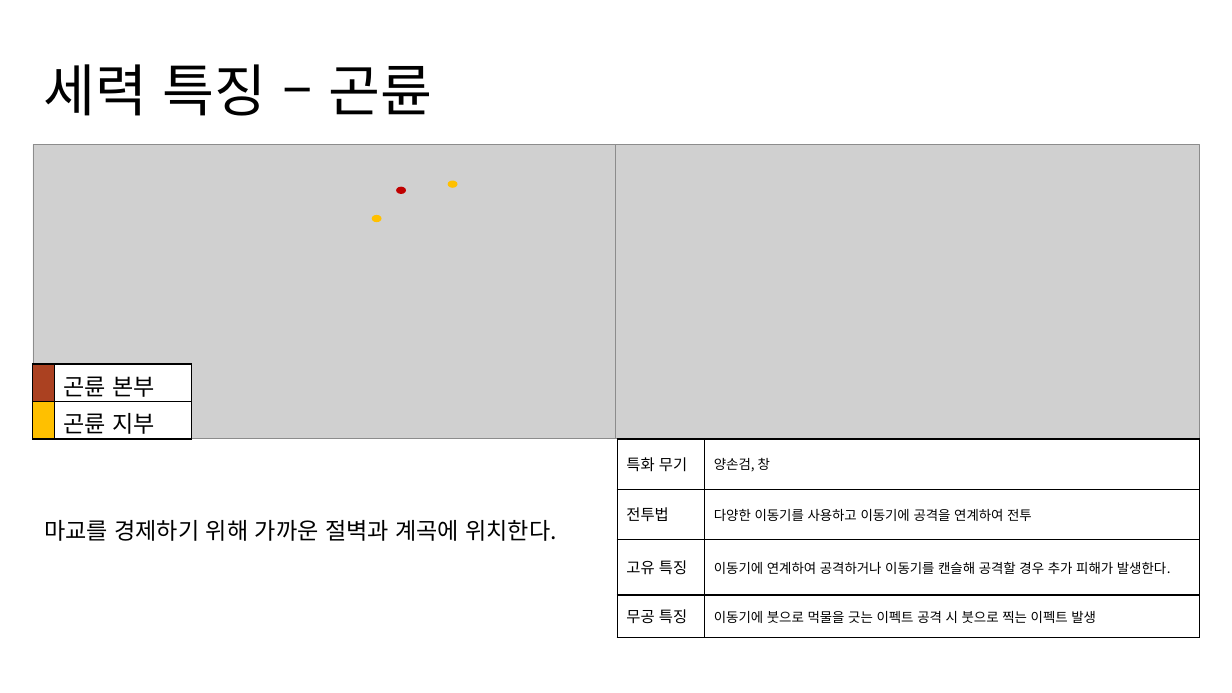
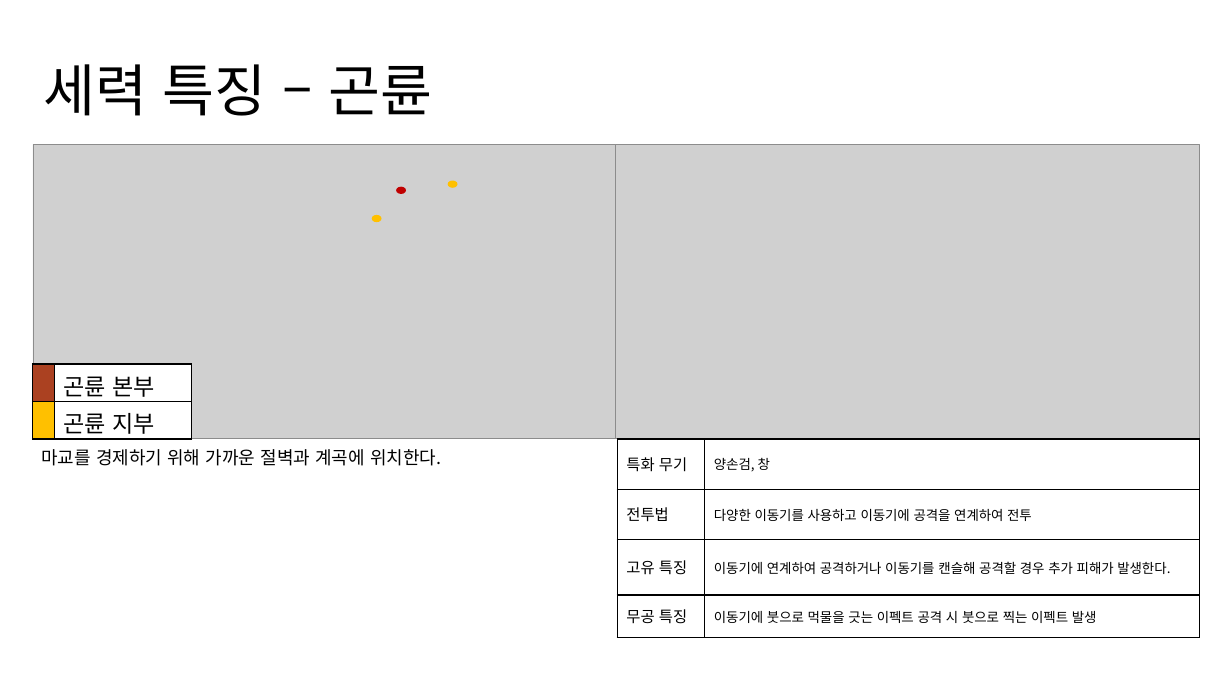
Before and after one commit to yjk0401/unityenginebasic_9th, a slide deck: slide 15 of 기획/세력 기획서.pptx (slide 11 before the commit). Drawn at 1232x693 pixels with LibreOffice and Linux fonts; fonts in the diff are those of the drawing; grey boxes stand for pictures. Boxes give left, top, right and bottom in pixels: in the first picture for what was removed or moved away, otherwise in the second. Text is boxed around its words. In the diff, an @@ line names an element or a change of style, - is before the commit and + after.

```diff
--- a/기획/세력 기획서.pptx
+++ b/기획/세력 기획서.pptx
@@ text "마교를 경제하기 위해 가까운 절벽과 ...": place and size @@
-text "마교를 경제하기 위해 가까운 절벽과 ..." at [44, 520, 556, 541]
+text "마교를 경제하기 위해 가까운 절벽과 ..." at [41, 449, 441, 466]
@@ text "마교를 경제하기 위해 가까운 절벽과 ..." at [41, 449, 441, 466]: size 18 to 14 pt @@
```
Also in this commit, not shown: 12 other slides changed, 4 slides added, 4 other files.
